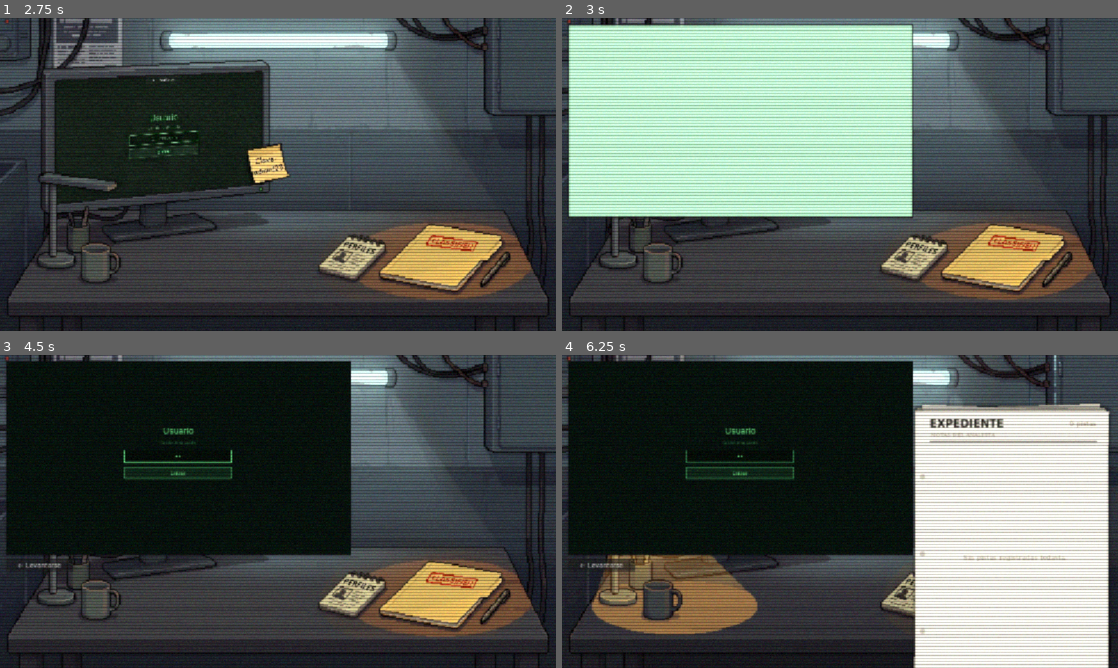
Above: before the commit, frames 1-4 (two rows, left to right).
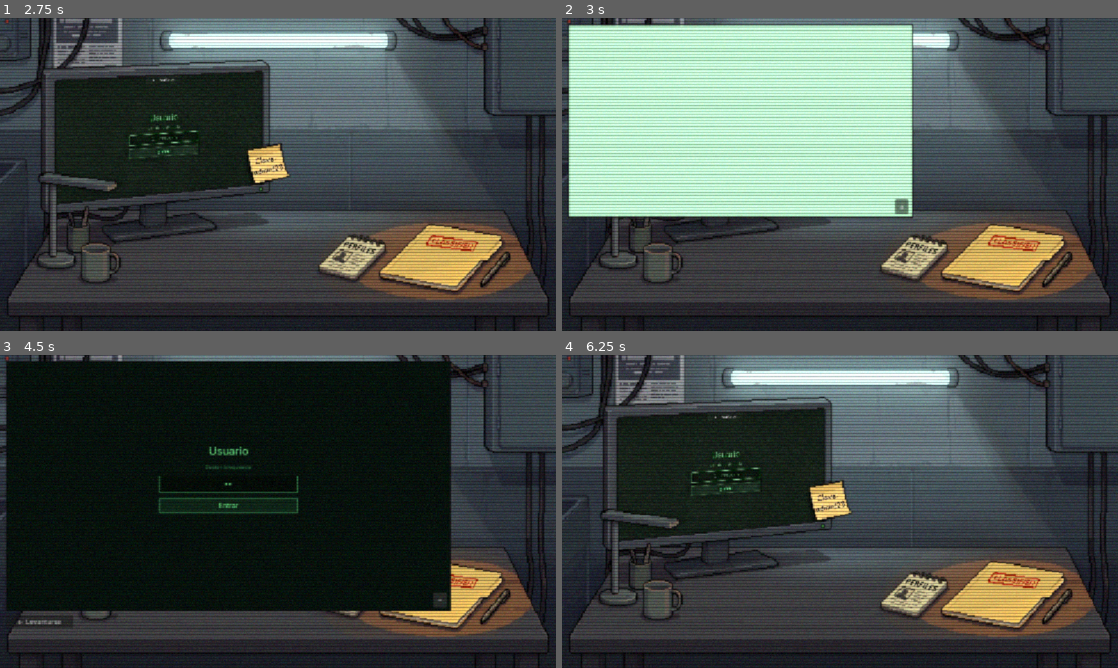
Above: after the commit, the same moments.

Repository: stchigel/KO3D-Kriminal-Objective-3D
Game: Godot game, scene res://src/Menu/menu.tscn
The game is run twice, just before and just after one commit, with the same random seed, the same clock (stepped at 60 frames per second) and the same inputs. The engine's default icon, where the game draws it, is replaced by a stand-in: a white triangle on a blue panel in a dark square.
Inputs (mouse positions are in pixels of both pictures, inside the frame that each line leads up to):
- Up to frame 1 (2.75 s): click "Play" at 0.5 s; click "Caso 1 - La Ultima Foto" at 1.25 s; click ">> IR AL ESCRITORIO <<" at 2 s
- Up to frame 2 (3 s): click (717, 133) at 2.75 s
- Up to frame 3 (4.5 s): click (177, 455) at 3.52 s; type "12" at 3.6 s; click (339, 542) at 4.25 s, where only the run after the commit has a clickable "+"
- Up to frame 4 (6.25 s): click (1001, 599) at 5 s, where only the run after the commit has a clickable "-"; click (617, 558) at 5.75 s

Frame 1 is identical in both runs. In frame 2, 0.1% of the frame differs, in the area x 59-63%, y 57-63%; in frame 3, 26%; in frame 4, 60%, in the area x 0-99%, y 0-100%.

Commit message:
Sistema de agrandar y achicar pantalla

Diff:
--- a/src/Escritorio/escritorio_del_agente.gd
+++ b/src/Escritorio/escritorio_del_agente.gd
@@ -13,6 +13,9 @@
 @export_group("Destello CRT")
 @export var duracion_del_destello: float = 0.35
 
+@export_group("Monitor")
+@export var duracion_del_agrandado: float = 0.2
+
 @export_group("Fundidos")
 @export var duracion_del_fundido: float = 0.3
 @export var duracion_del_apagado: float = 0.2
@@ -20,6 +23,10 @@
 var pantalla_activa: Control = null
 var _tubo_encendido: bool = true
 var _timer_del_titileo: Timer
+var _monitor_agrandado: bool = false
+var _escala_del_monitor_chico: Vector2
+var _escala_del_monitor_grande: Vector2
+var _tween_del_agrandado: Tween
 
 @onready var fondo_escritorio: TextureRect = $FondoEscritorio
 @onready var boton_monitor: Button = $FondoEscritorio/BotonMonitor
@@ -33,6 +40,7 @@
 @onready var pantalla_libreta: Control = $PantallaLibreta
 @onready var cuaderno_perfiles: Control = $CuadernoPerfiles
 @onready var boton_volver: Button = $BotonVolver
+@onready var boton_agrandar: Button = $BotonAgrandar
 @onready var bloqueo_de_input: Control = $BloqueoDeInput
 
 
@@ -43,6 +51,9 @@
 	boton_perfiles.pressed.connect(cuaderno_perfiles.alternar)
 	cuaderno_perfiles.acusacion_confirmada.connect(al_acusar)
 	boton_volver.pressed.connect(al_tocar_levantarse)
+	boton_agrandar.pressed.connect(al_tocar_agrandar)
+	_escala_del_monitor_chico = monitor.scale
+	_escala_del_monitor_grande = _calcular_la_escala_agrandada()
 	pantalla_de_bloqueo.contrasena_aceptada.connect(al_aceptar_la_contrasena)
 	pantalla_computadora.connect("desconexion_solicitada", al_tocar_levantarse)
 	boton_lampara.pressed.connect(al_tocar_la_lampara)
@@ -94,6 +105,11 @@
 	monitor.modulate.a = 1.0
 	pantalla_activa = null
 	boton_volver.hide()
+	boton_agrandar.hide()
+	if _tween_del_agrandado:
+		_tween_del_agrandado.kill()
+	_monitor_agrandado = false
+	_fijar_el_tamano_del_monitor(0.0)
 	destello_crt.hide()
 	_bloquear_input(false)
 
@@ -104,9 +120,39 @@
 	var destino: Control = pantalla_computadora if Global.computadora_desbloqueada else pantalla_de_bloqueo
 	_bloquear_input(true)
 	monitor.show()
+	boton_agrandar.show()
 	await _encender_la_pantalla(destino)
 	boton_volver.visible = destino != pantalla_computadora
 	_bloquear_input(false)
+
+
+func al_tocar_agrandar() -> void:
+	_monitor_agrandado = not _monitor_agrandado
+	boton_agrandar.text = "-" if _monitor_agrandado else "+"
+	boton_agrandar.tooltip_text = "Achicar" if _monitor_agrandado else "Agrandar"
+	if _tween_del_agrandado:
+		_tween_del_agrandado.kill()
+	_tween_del_agrandado = create_tween()
+	_tween_del_agrandado.tween_method(_fijar_el_tamano_del_monitor, _avance_del_agrandado(), 1.0 if _monitor_agrandado else 0.0, duracion_del_agrandado) 		.set_trans(Tween.TRANS_CUBIC).set_ease(Tween.EASE_OUT)
+
+
+func _avance_del_agrandado() -> float:
+	return inverse_lerp(_escala_del_monitor_chico.x, _escala_del_monitor_grande.x, monitor.scale.x)
+
+
+func _calcular_la_escala_agrandada() -> Vector2:
+	var ocupado := monitor.size * monitor.scale
+	var margen := size - monitor.position - ocupado
+	var disponible := size - monitor.position - margen / 2.0
+	var factor := minf(disponible.x / monitor.size.x, disponible.y / monitor.size.y)
+	return Vector2(factor, factor)
+
+
+func _fijar_el_tamano_del_monitor(avance: float) -> void:
+	monitor.scale = _escala_del_monitor_chico.lerp(_escala_del_monitor_grande, avance)
+	var esquina := monitor.position + monitor.size * monitor.scale
+	boton_agrandar.position = esquina - boton_agrandar.size - Vector2(8, 8)
+	boton_volver.position.y = esquina.y + 8.0
 
 
 func al_acusar(perfil: Perfil, pruebas: Array[Pista]) -> void:
--- a/src/Escritorio/escritorio_del_agente.tscn
+++ b/src/Escritorio/escritorio_del_agente.tscn
@@ -164,6 +164,15 @@
 mouse_filter = 2
 theme_override_styles/panel = SubResource("StyleBoxFlat_marco")
 
+[node name="BotonAgrandar" type="Button" parent="."]
+visible = false
+layout_mode = 0
+offset_right = 28.0
+offset_bottom = 28.0
+theme = ExtResource("6_tema")
+tooltip_text = "Agrandar"
+text = "+"
+
 [node name="PantallaLibreta" parent="." unique_id=1411414089 instance=ExtResource("3_libreta")]
 layout_mode = 1
 
--- a/src/Escritorio/escritorio_del_agente_caso2.tscn
+++ b/src/Escritorio/escritorio_del_agente_caso2.tscn
@@ -163,6 +163,15 @@
 mouse_filter = 2
 theme_override_styles/panel = SubResource("StyleBoxFlat_marco")
 
+[node name="BotonAgrandar" type="Button" parent="."]
+visible = false
+layout_mode = 0
+offset_right = 28.0
+offset_bottom = 28.0
+theme = ExtResource("6_tema")
+tooltip_text = "Agrandar"
+text = "+"
+
 [node name="PantallaLibreta" parent="." instance=ExtResource("3_libreta")]
 layout_mode = 1
 
--- a/src/Escritorio/escritorio_del_agente_pancho.tscn
+++ b/src/Escritorio/escritorio_del_agente_pancho.tscn
@@ -168,6 +168,15 @@
 mouse_filter = 2
 theme_override_styles/panel = SubResource("StyleBoxFlat_marco")
 
+[node name="BotonAgrandar" type="Button" parent="."]
+visible = false
+layout_mode = 0
+offset_right = 28.0
+offset_bottom = 28.0
+theme = ExtResource("6_tema")
+tooltip_text = "Agrandar"
+text = "+"
+
 [node name="PantallaLibreta" parent="." unique_id=1411414089 instance=ExtResource("3_libreta")]
 layout_mode = 1
 
